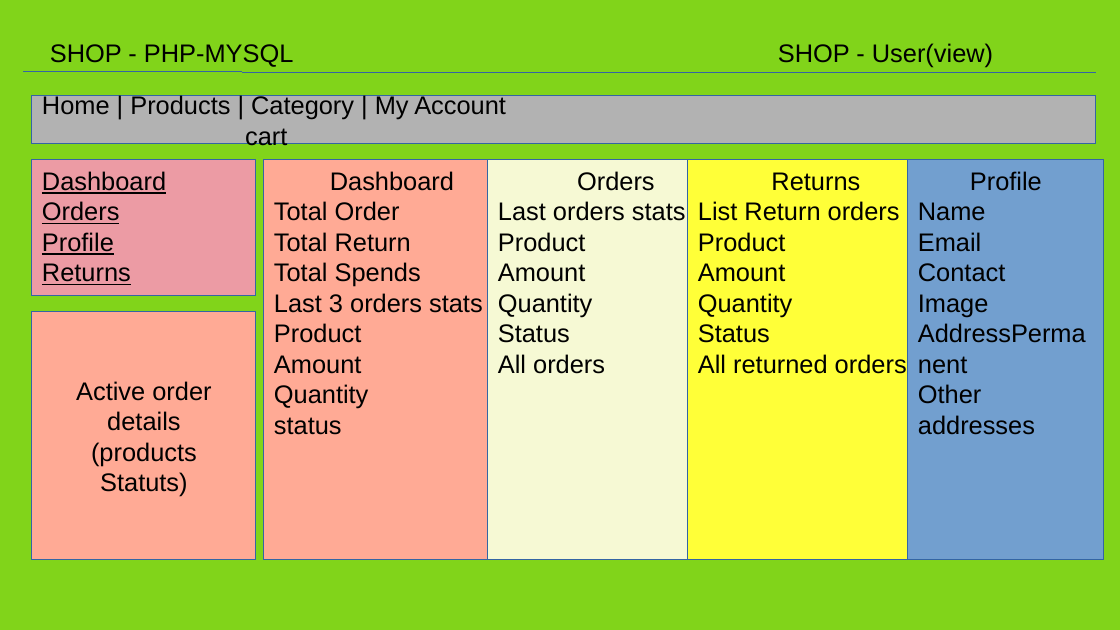
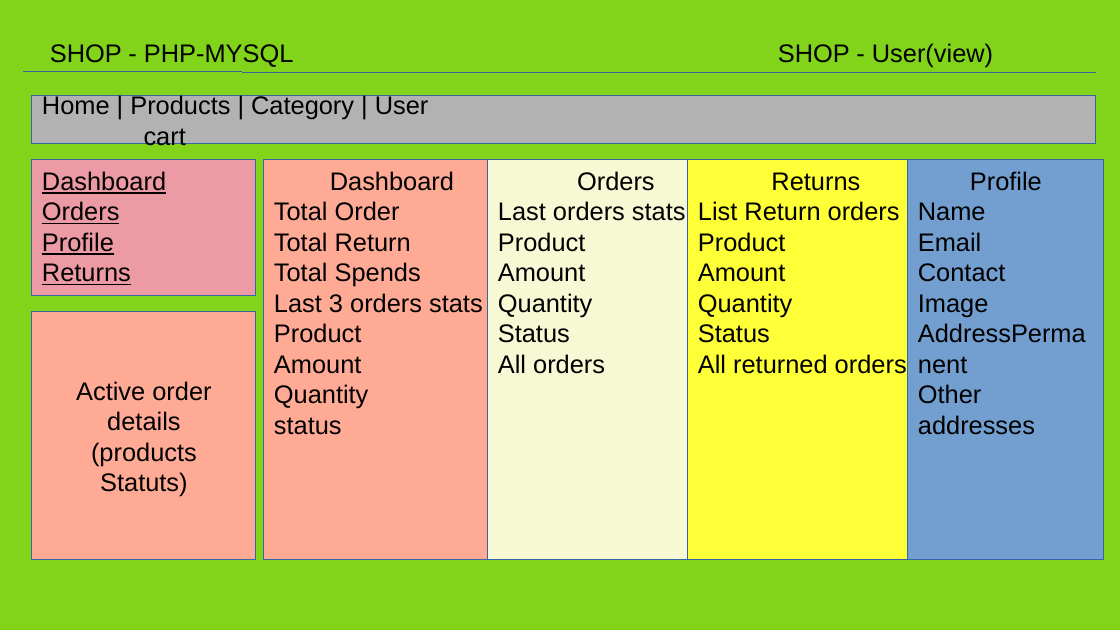
Before and after one commit to saurabhcedcoss/php_mysql_project_shop, a slide deck: slide 4 of shop.odp. Drawn at 1120x630 pixels with LibreOffice and Linux fonts; fonts in the diff are those of the drawing. Boxes give left, top, right and bottom in pixels: in the first picture for what was removed or moved away, otherwise in the second. Text is boxed around its words. In the diff, an @@ line names an element or a change of style, - is before the commit and + after.

```diff
--- a/shop.odp
+++ b/shop.odp
@@ text in rectangle at [42, 94, 429, 150]: text changed @@
-Home | Products | Category | My Account cart
+Home | Products | Category | User cart
```
Also in this commit, not shown: 1 other slide changed, 12 other files.
